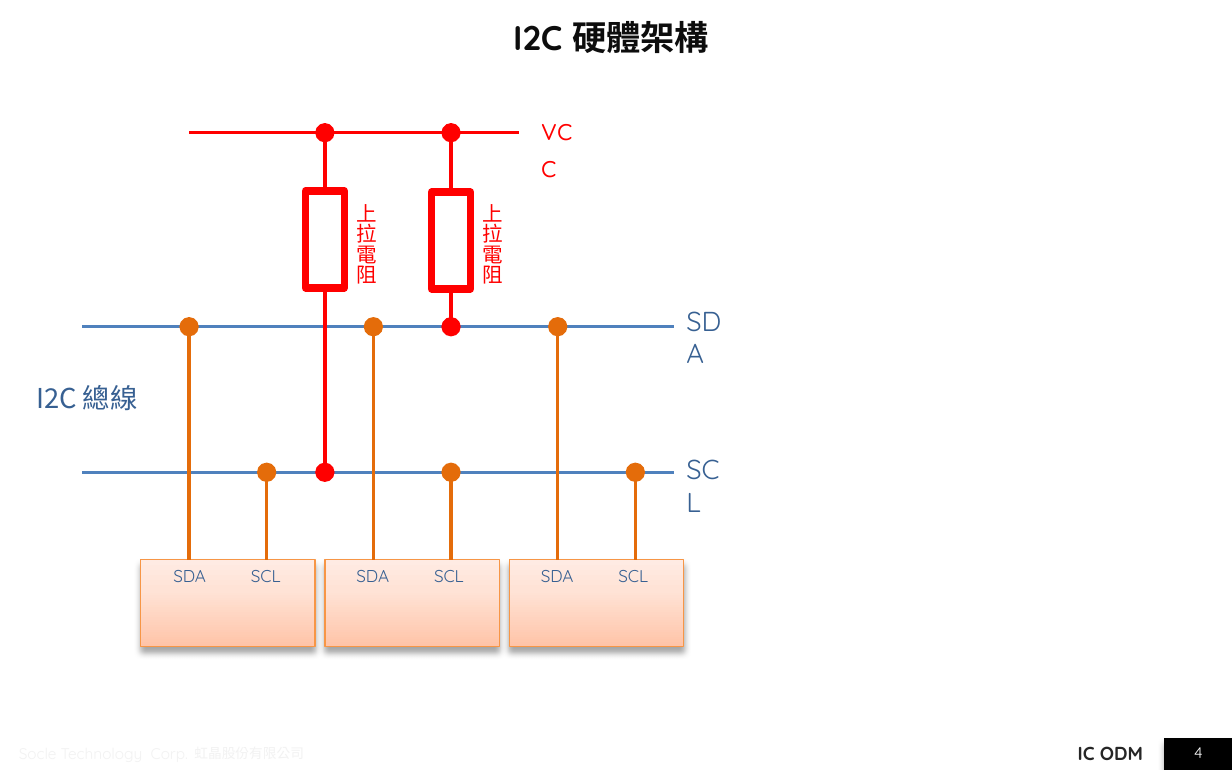
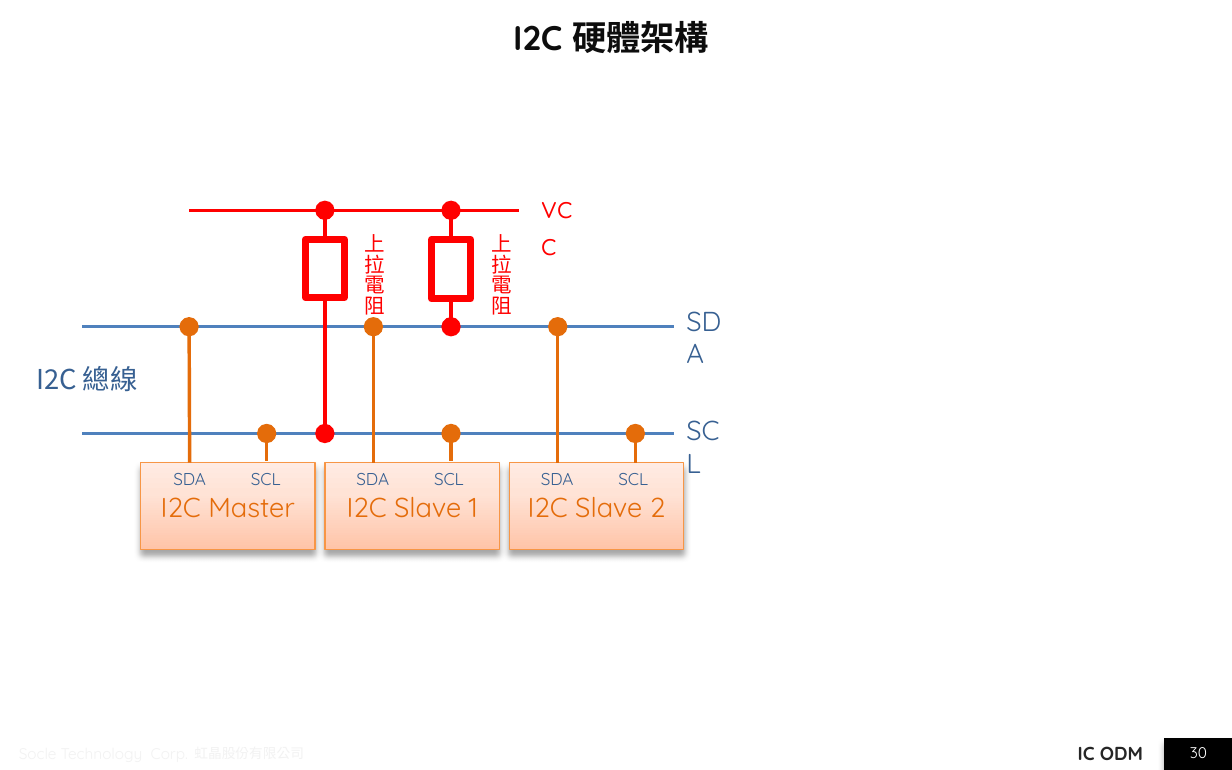
Before and after one commit to JomaskTsai/ppt_linux, a slide deck: slide 30 of i2c_report_ben.pptx (slide 4 before the commit). Drawn at 1232x770 pixels with LibreOffice and Linux fonts; fonts in the diff are those of the drawing; background and template pictures are left out. Boxes give left, top, right and bottom in pixels: in the first picture for what was removed or moved away, otherwise in the second. Text is boxed around its words. In the diff, an @@ line names an element or a change of style, - is before the commit and + after.

```diff
--- a/i2c_report_ben.pptx
+++ b/i2c_report_ben.pptx
@@ 2 ellipses, 1 text, 1 line: place and size @@
-2 ellipses, 1 text, 1 line at [190, 103, 595, 153]
+2 ellipses, 1 text, 1 line at [190, 181, 595, 230]
@@ rectangle: place and size @@
-rectangle at [306, 191, 344, 288]
+rectangle at [306, 239, 344, 297]
@@ line moved from (325, 133) - (325, 190) to (325, 211) - (325, 239) @@
@@ text "上拉電阻" rewrapped from [356, 204, 377, 284] to [365, 234, 386, 319] @@
@@ rectangle: place and size @@
-rectangle at [431, 192, 469, 290]
+rectangle at [431, 239, 469, 298]
@@ line moved from (451, 134) - (451, 191) to (451, 212) - (451, 239) @@
@@ text "上拉電阻": place and size @@
-text "上拉電阻" at [483, 204, 504, 284]
+text "上拉電阻" at [491, 234, 512, 315]
@@ line moved from (325, 288) - (325, 471) to (325, 298) - (325, 434) @@
@@ line moved from (451, 290) - (451, 326) to (451, 299) - (451, 326) @@
@@ line moved from (190, 328) - (190, 559) to (190, 326) - (190, 462) @@
@@ text "I2C 總線": place and size @@
-text "I2C 總線" at [36, 385, 138, 410]
+text "I2C 總線" at [36, 366, 138, 391]
@@ line moved from (373, 328) - (373, 559) to (373, 336) - (373, 462) @@
@@ line moved from (558, 328) - (558, 559) to (558, 336) - (558, 462) @@
@@ line moved from (267, 472) - (267, 559) to (267, 432) - (267, 462) @@
@@ line moved from (451, 472) - (451, 559) to (451, 432) - (451, 462) @@
@@ 4 ellipses, 1 text, 1 line: place and size @@
-4 ellipses, 1 text, 1 line at [83, 446, 745, 492]
+4 ellipses, 1 text, 1 line at [83, 408, 745, 453]
@@ line moved from (636, 472) - (636, 559) to (636, 434) - (636, 462) @@
@@ 6 texts, 3 rectangles: place and size @@
-6 texts, 3 rectangles at [140, 559, 684, 647]
+6 texts, 3 rectangles at [140, 462, 684, 549]
@@ text in rectangle at [161, 497, 295, 518]: text added @@
+I2C Master
@@ text in rectangle at [347, 497, 478, 518]: text added @@
+I2C Slave 1
@@ text in rectangle at [528, 497, 666, 518]: text added @@
+I2C Slave 2
@@ page number at [1190, 747, 1207, 758]: text changed @@
-4
+30
```
Also in this commit, not shown: 4 other slides changed, 8 slides added, 5 slides removed, 1 other file.
